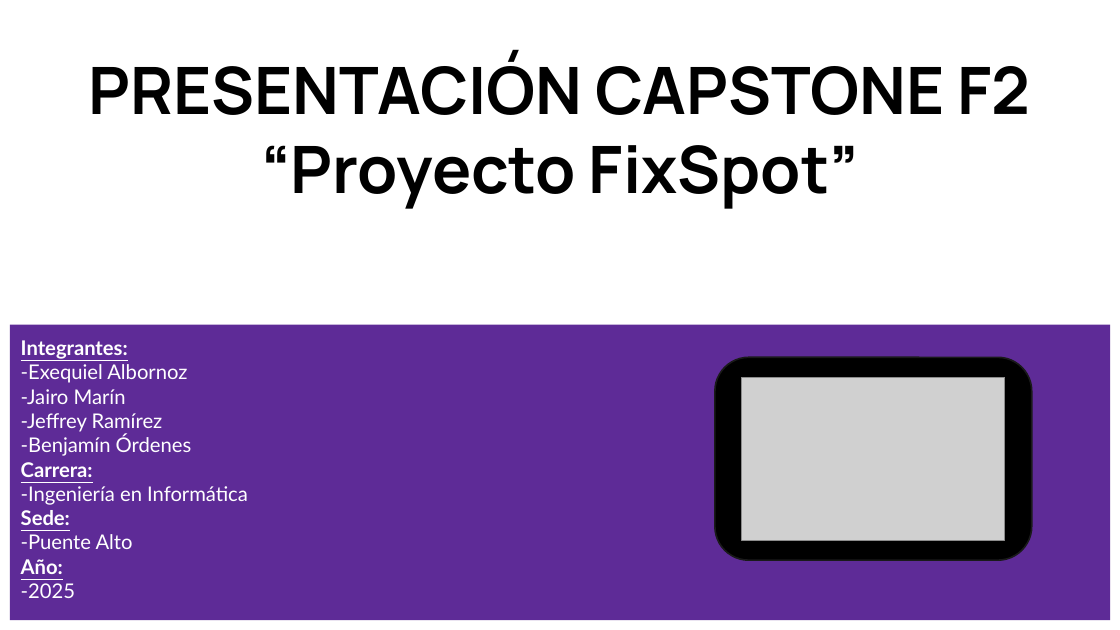
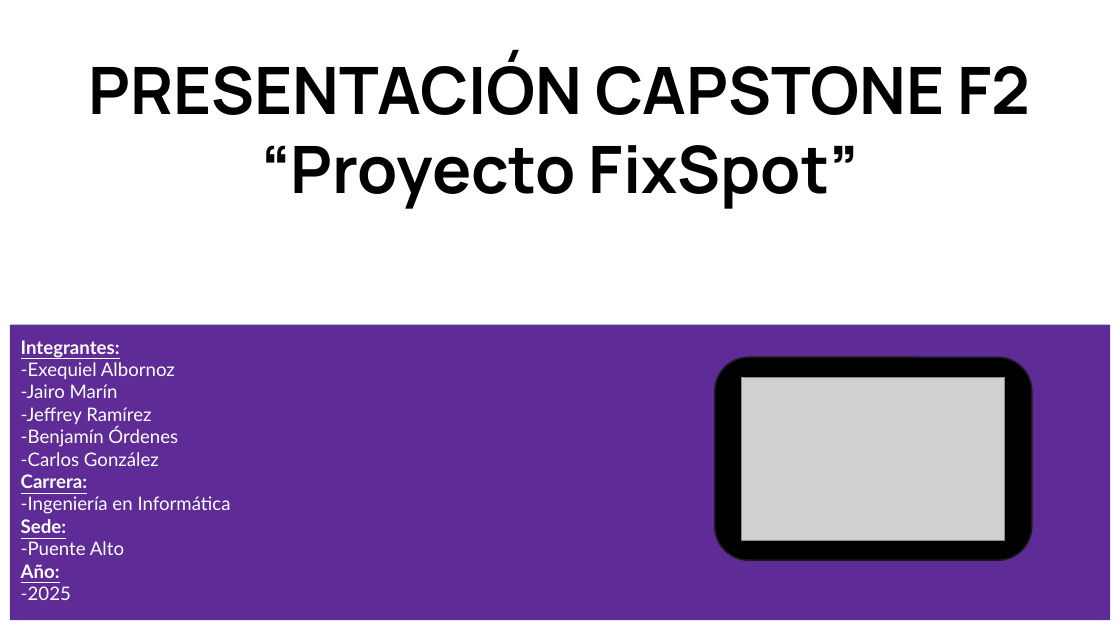
Before and after one commit to Exeeq/GRUPO1_CAPSTONE_007D, a slide deck: slide 1 of FASE 2/PRESENTACIÓN CAPSTONE F2 “Proyecto FixSpot”.pptx. Drawn at 1120x630 pixels with LibreOffice and Linux fonts; fonts in the diff are those of the drawing; grey boxes stand for pictures. Boxes give left, top, right and bottom in pixels: in the first picture for what was removed or moved away, otherwise in the second. Text is boxed around its words. In the diff, an @@ line names an element or a change of style, - is before the commit and + after.

```diff
--- a/FASE 2/PRESENTACIÓN CAPSTONE F2 “Proyecto FixSpot”.pptx
+++ b/FASE 2/PRESENTACIÓN CAPSTONE F2 “Proyecto FixSpot”.pptx
@@ subtitle at (21,340,231,600): size 13 to 12 pt in "Integrantes: -Exequiel Albornoz", "-Jairo Marín", "-Jeffrey Ramírez", "-Benjamín Órdenes" and 6 more places @@
@@ subtitle at (21,452,159,466): paragraph added @@
+-Carlos González
```
Also in this commit, not shown: 2 other slides changed, 4 slides added, 5 slides removed, 24 other files.
